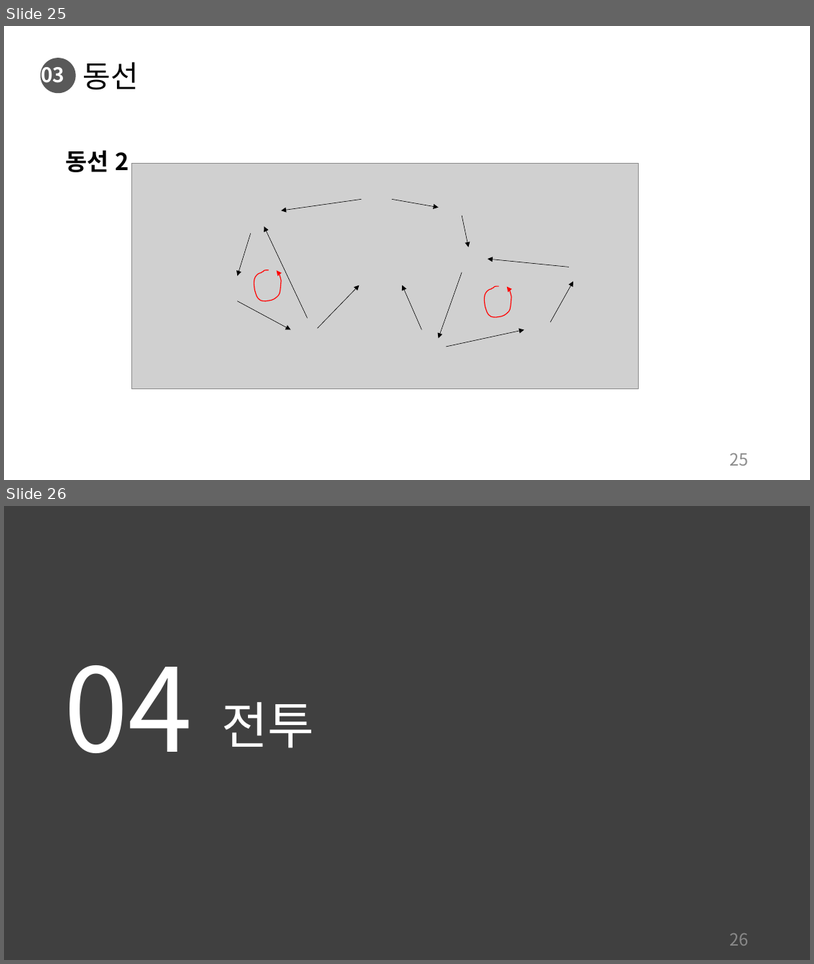
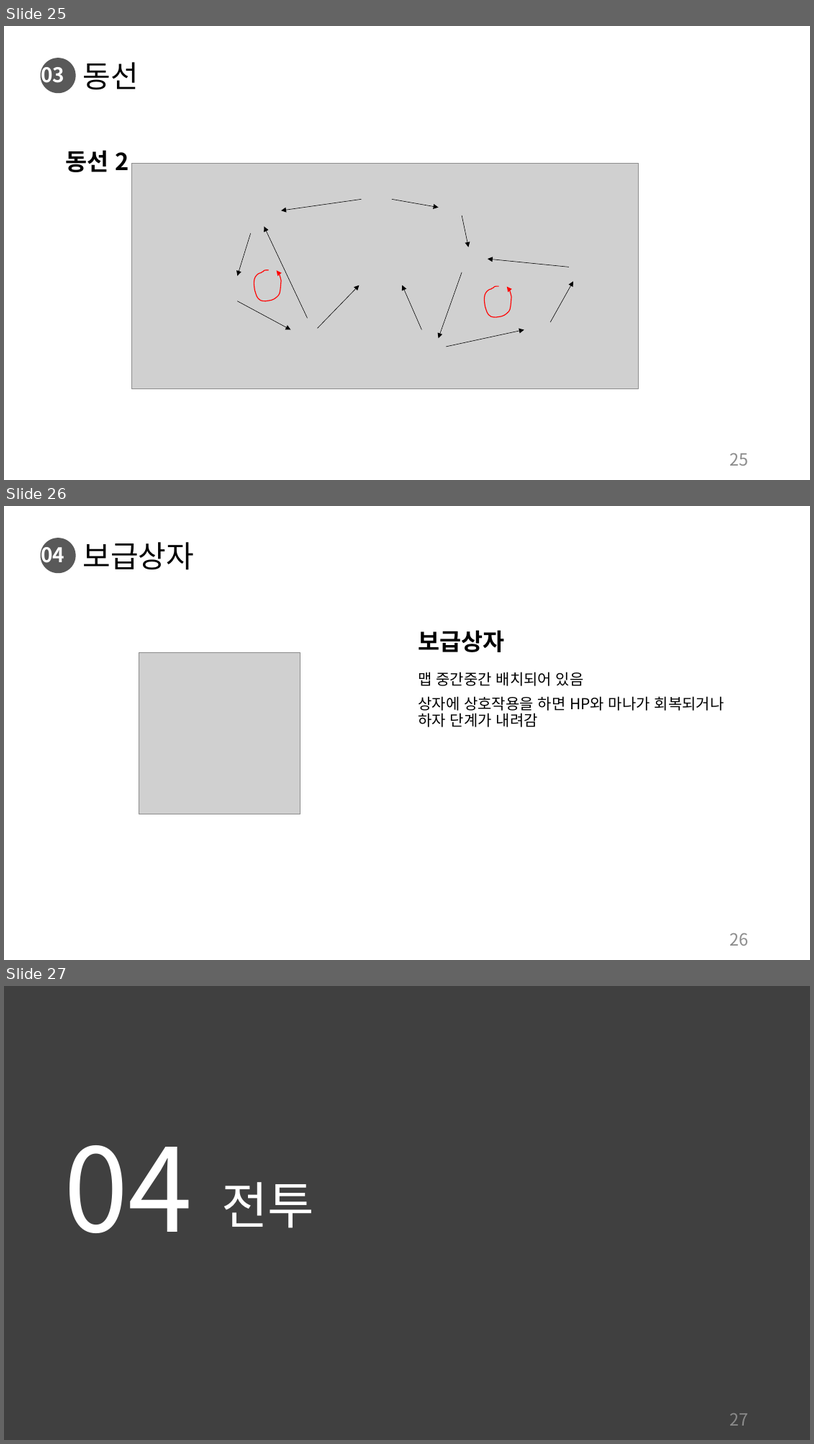
Before and after one commit to charobe/HDB, a slide deck: 조영욱/하자 드 바이오.pptx. Shown one above the other, each under a label of ours: slides 25 and 26 before the commit, slides 25, 26 and 27 after it. The pictures are 814x964 and 814x1444 pixels, drawn with LibreOffice and Linux fonts; fonts in the diff are those of the drawing; grey boxes stand for pictures. Boxes give left, top, right and bottom in pixels: in the first picture for what was removed or moved away, otherwise in the second. Text is boxed around its words. In the diff, an @@ line names an element or a change of style, - is before the commit and + after.

```diff
--- a/조영욱/하자 드 바이오.pptx
+++ b/조영욱/하자 드 바이오.pptx
@@ slide 26 added at (x1=4, y1=506, x2=810, y2=960), background #FFFFFF; not listed: 1 template element that a slide beside it also shows @@
@@ text added at (x1=41, y1=542, x2=64, y2=568), 24 pt, text #FFFFFF, bold @@
+04
@@ title added at (x1=83, y1=542, x2=195, y2=570), 36 pt, text #000000 @@
+보급상자
@@ text added at (x1=418, y1=630, x2=504, y2=652), 28 pt, text #000000, bold @@
+보급상자
@@ picture added at (x1=139, y1=652, x2=301, y2=814) @@
@@ text added at (x1=418, y1=672, x2=725, y2=727), 18 pt, text #000000 @@
+맵 중간중간 배치되어 있음
+상자에 상호작용을 하면 HP와 마나가 회복되거나 하자 단계가 내려감
@@ page number added at (x1=730, y1=932, x2=749, y2=945), 20 pt, text #8C8C8C @@
+26
@@ what was slide 26 is now slide 27 @@
@@ page number at (x1=730, y1=1413, x2=749, y2=1425): text changed @@
-26
+27
```
Also in this commit, not shown: 2 slides changed, 3 other slides added.
